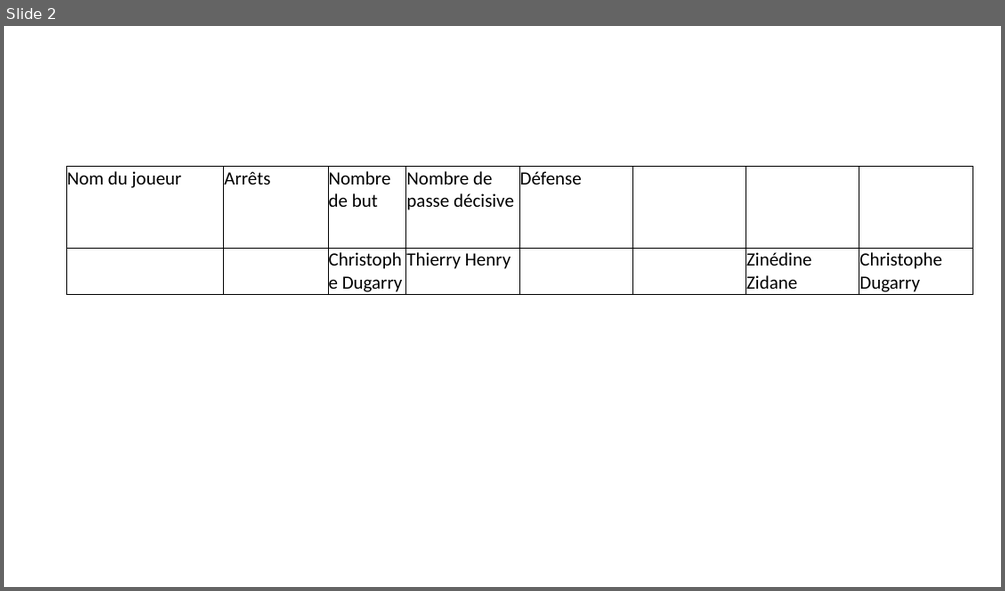
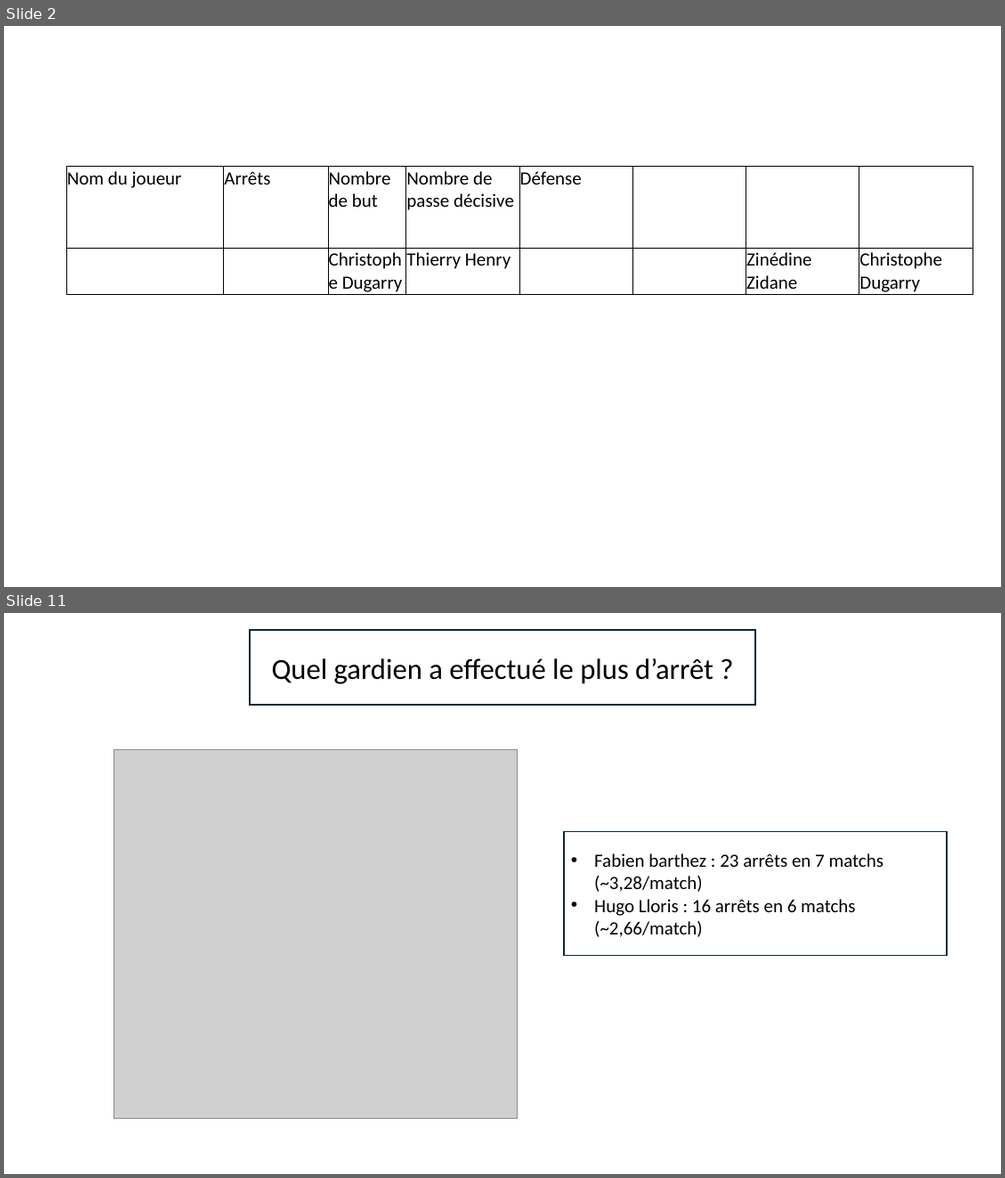
Before and after one commit to YohanCohen-Solal/statistiques_football, a slide deck: tâches_à_effectuer.pptx. Shown one above the other, each under a label of ours: slide 2 before the commit, slides 2 and 11 after it; the slides between them are not shown. The pictures are 1005x591 and 1005x1178 pixels, drawn with LibreOffice and Linux fonts; fonts in the diff are those of the drawing; grey boxes stand for pictures. Boxes give left, top, right and bottom in pixels: in the first picture for what was removed or moved away, otherwise in the second. Text is boxed around its words. In the diff, an @@ line names an element or a change of style, - is before the commit and + after.

```diff
--- a/tâches_à_effectuer.pptx
+++ b/tâches_à_effectuer.pptx
@@ slide 11 added at bbox=[4, 613, 1001, 1174], background #FFFFFF @@
@@ rectangle added at bbox=[250, 630, 755, 705], outline #092A39 1.5 pt, 28 pt, text #000000 @@
+Quel gardien a effectué le plus d’arrêt ?
@@ picture added at bbox=[114, 749, 517, 1119] @@
@@ rectangle added at bbox=[563, 831, 947, 956], outline #092A39 1.5 pt, 18 pt, text #000000 @@
+• Fabien barthez : 23 arrêts en 7 matchs (~3,28/match)
+• Hugo Lloris : 16 arrêts en 6 matchs (~2,66/match)
```
Also in this commit, not shown: 1 slide changed, 9 other slides added, 4 other files.
